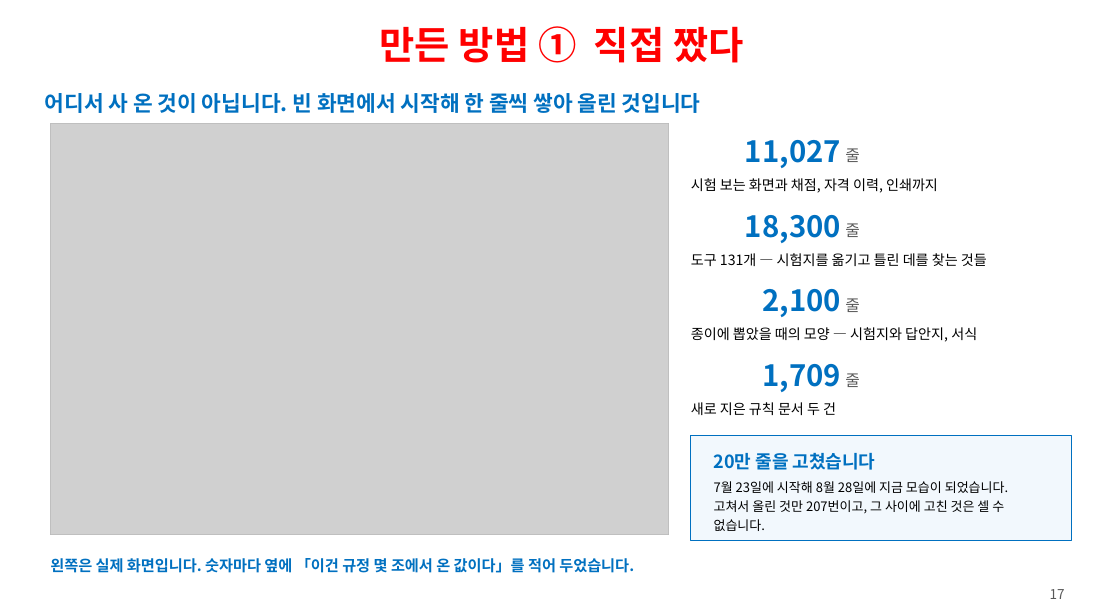
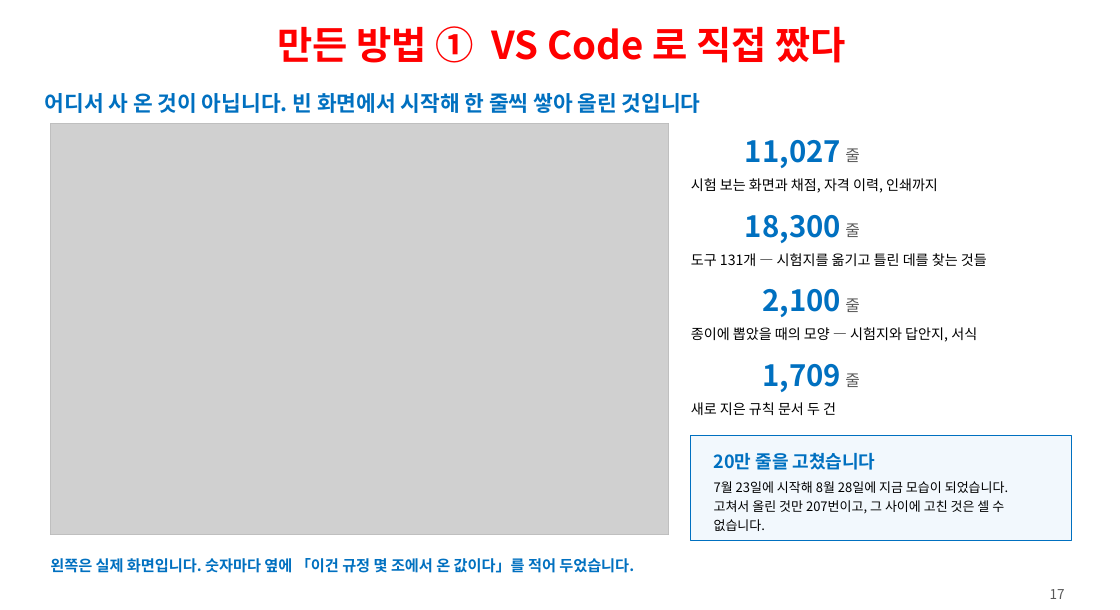
Before and after one commit to ys1277-sys/HIENDT-CBT, a slide deck: slide 17 of docs/발표자료-CBT-2026-08.pptx. Drawn at 1120x610 pixels with LibreOffice and Linux fonts; fonts in the diff are those of the drawing; grey boxes stand for pictures. Boxes give left, top, right and bottom in pixels: in the first picture for what was removed or moved away, otherwise in the second. Text is boxed around its words. In the diff, an @@ line names an element or a change of style, - is before the commit and + after.

```diff
--- a/docs/발표자료-CBT-2026-08.pptx
+++ b/docs/발표자료-CBT-2026-08.pptx
@@ text at (277,26,846,63): text changed @@
-만든 방법 ① 직접 짰다
+만든 방법 ① VS Code 로 직접 짰다
```
Also in this commit, not shown: 15 other slides changed, 1 slide added, 1 other file.
